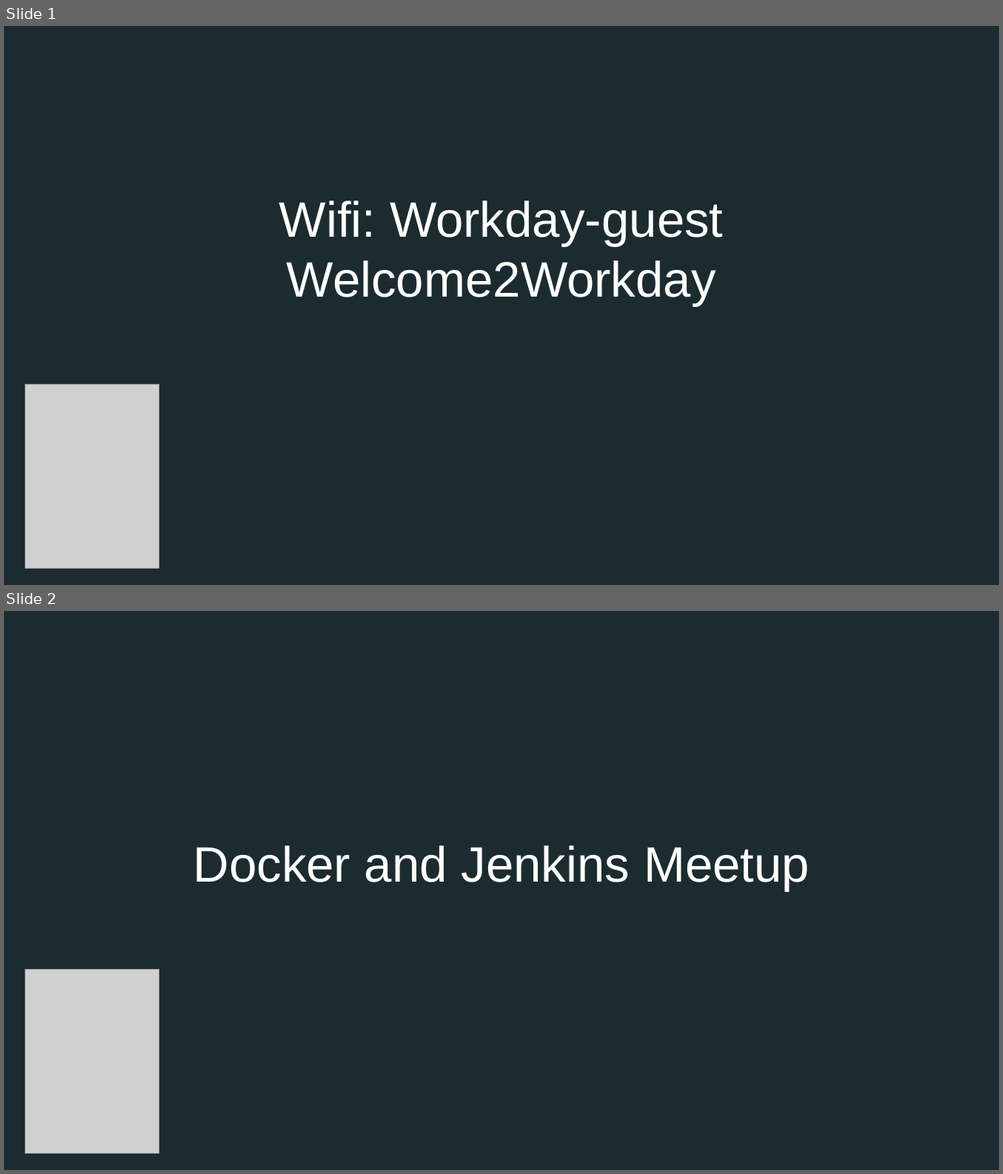
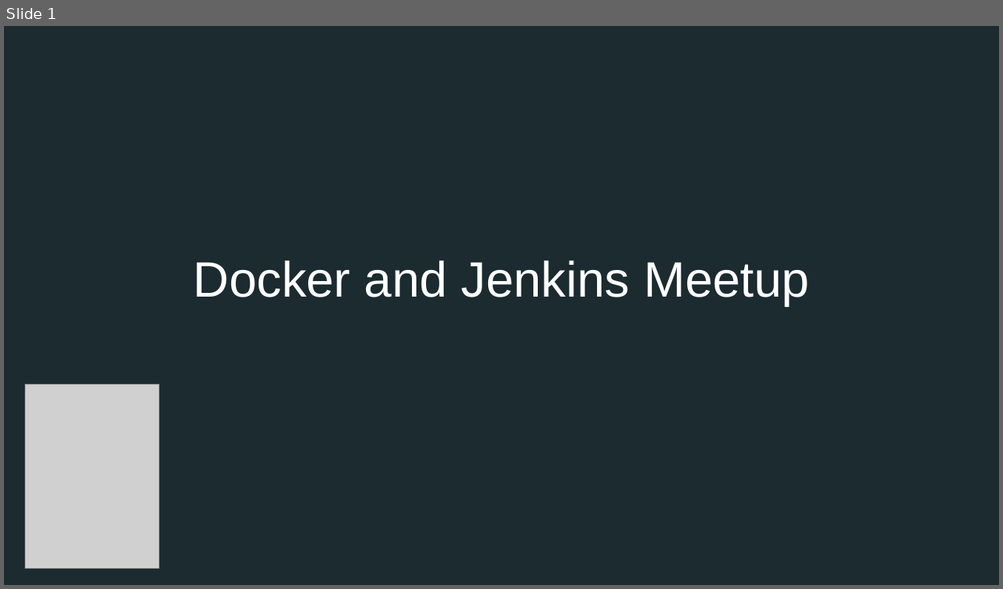
Before and after one commit to verbruggenalex/jenkins2ci, a slide deck: meetup/DockerCon2016_recap.pptx. Shown one above the other, each under a label of ours: slides 1 and 2 before the commit, slide 1 after it. The pictures are 1003x1174 and 1003x589 pixels, drawn with LibreOffice and Linux fonts; fonts in the diff are those of the drawing; grey boxes stand for pictures; background and template pictures are left out. Boxes give left, top, right and bottom in pixels: in the first picture for what was removed or moved away, otherwise in the second. Text is boxed around its words. In the diff, an @@ line names an element or a change of style, - is before the commit and + after.

```diff
--- a/meetup/DockerCon2016_recap.pptx
+++ b/meetup/DockerCon2016_recap.pptx
@@ slide 1 removed at (4,26,999,585), background #FFFFFF; not listed: 1 template element that a slide beside it also shows @@
@@ title removed at (279,201,723,306) @@
-Wifi: Workday-guest
-Welcome2Workday
@@ picture removed at (25,384,158,569) @@
@@ what was slide 2 is now slide 1 @@
```
